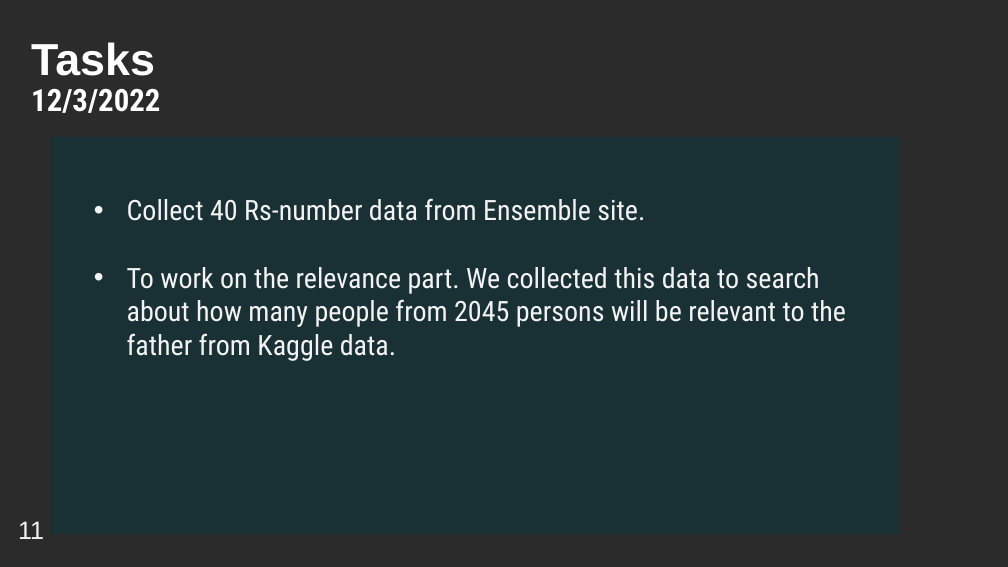
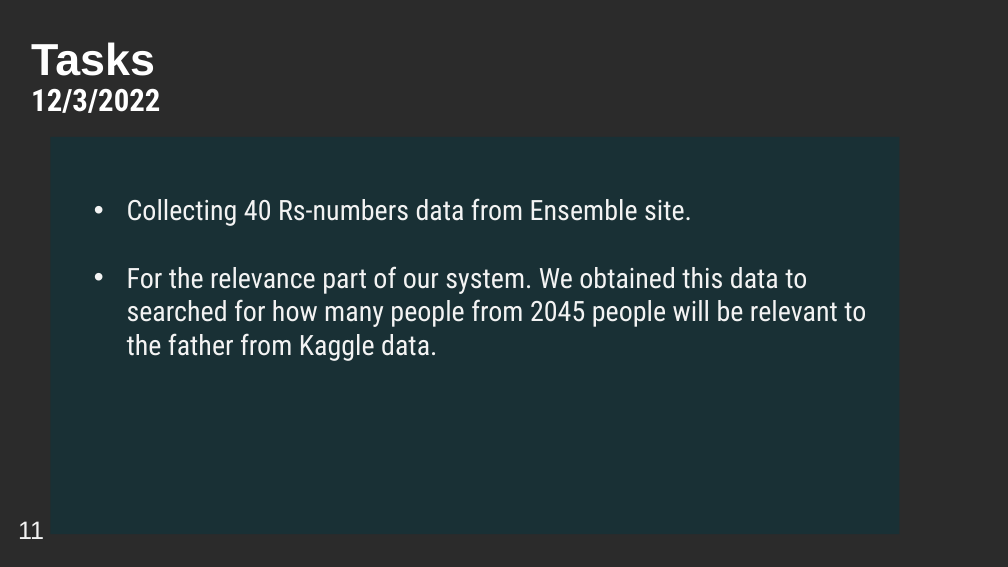
Before and after one commit to YoussifAssem/Genatac, a slide deck: slide 4 of E-Genetics/presentations/Genetcis-protoType.pptx. Drawn at 1008x567 pixels with LibreOffice and Linux fonts; fonts in the diff are those of the drawing; background and template pictures are left out; a plain dark background stands for a picture behind light text. Boxes give left, top, right and bottom in pixels: in the first picture for what was removed or moved away, otherwise in the second. Text is boxed around its words. In the diff, an @@ line names an element or a change of style, - is before the commit and + after.

```diff
--- a/E-Genetics/presentations/Genetcis-protoType.pptx
+++ b/E-Genetics/presentations/Genetcis-protoType.pptx
@@ text in rectangle at [127,198,866,361]: text changed @@
-• Collect 40 Rs-number data from Ensemble site.
-• To work on the relevance part. We collected this data to search about how many people from 2045 persons will be relevant to the father from Kaggle data.
+• Collecting 40 Rs-numbers data from Ensemble site.
+• For the relevance part of our system. We obtained this data to searched for how many people from 2045 people will be relevant to the father from Kaggle data.
```
Also in this commit, not shown: 7 other slides changed, 1 other file.
